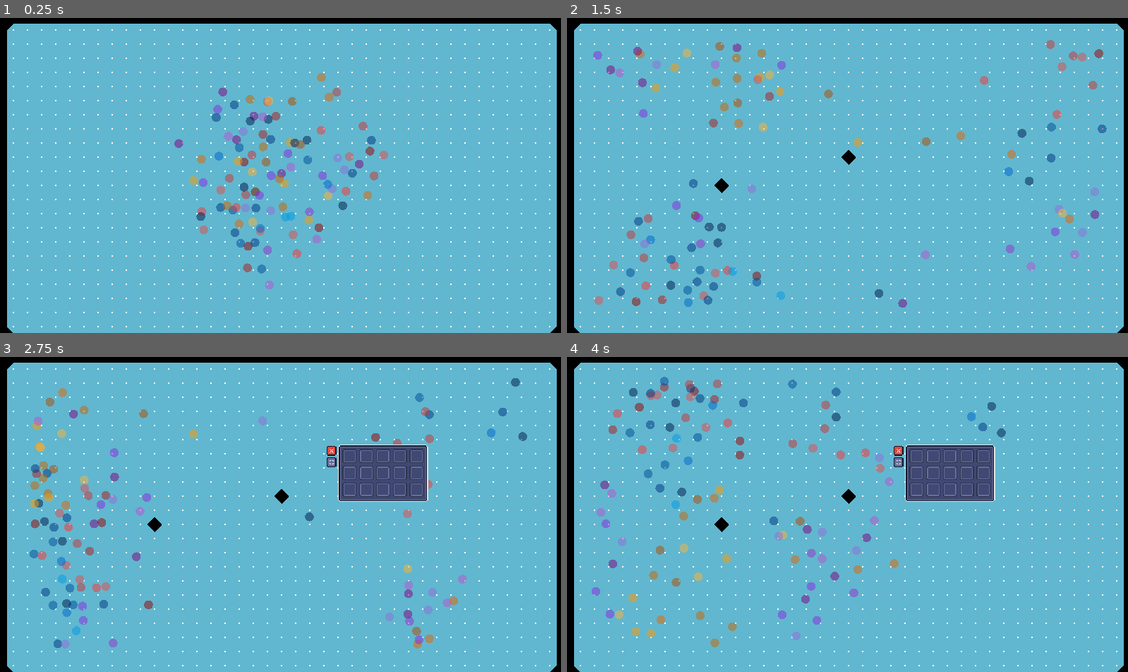
Above: before the commit, frames 1-4 (two rows, left to right).
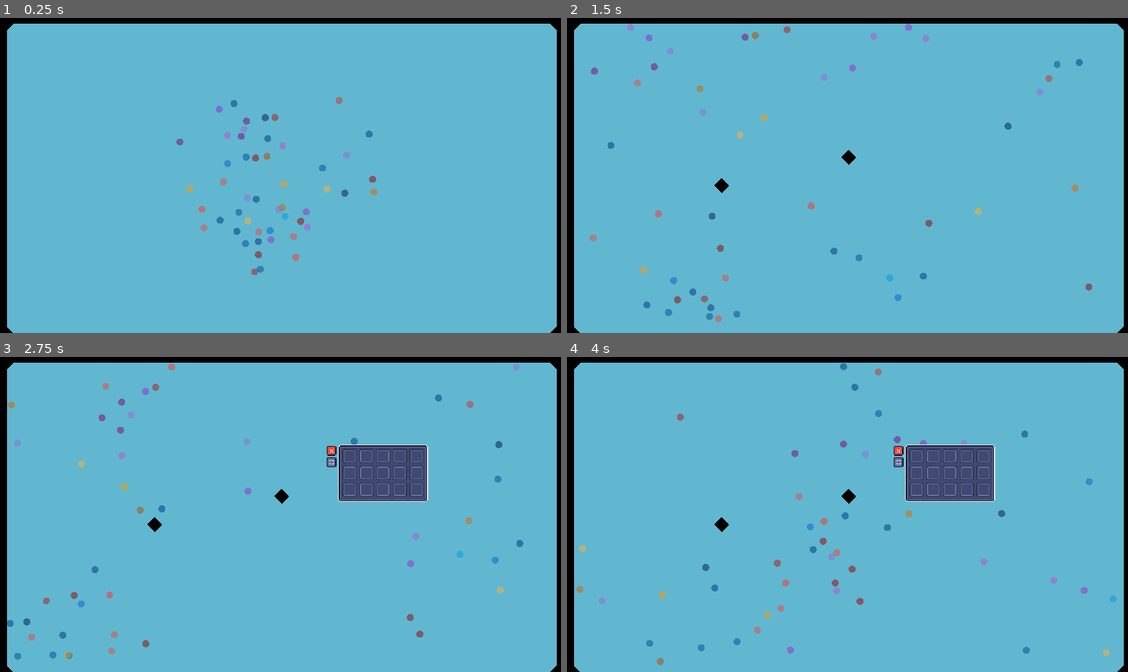
Above: after the commit, the same moments.

Repository: joesobo/EcoSystem
Game: Godot game, scene res://scenes/marching_squares.tscn
Same seed, same stepped clock (60 frames per second), same inputs: the game is played once before the commit and once after it.
Inputs (mouse positions are in pixels of both pictures, inside the frame that each line leads up to):
- Up to frame 1 (0.25 s): no input
- Up to frame 2 (1.5 s): drag from (858, 169) to (780, 266) at 0.52 s; drag from (735, 191) to (673, 301) at 1.27 s
- Up to frame 3 (2.75 s): move the mouse to (336, 442) at 2.02 s; hold B (toggle_breeding) from 2.03 s (still down); click (336, 442) at 2.17 s
- Up to frame 4 (4 s): release B (toggle_breeding) at 2.75 s; click (897, 460) at 2.75 s; click (897, 460) at 3.5 s

The runs differ from the first frame. In frame 1, 4.4% of the frame differs, in the area x 2-99%, y 3-99%; in frame 2, 5.3%, in the area x 2-99%, y 1-99%; in frame 3, 5.1%; in frame 4, 5.3%.

Commit message:
tweak size

Diff:
--- a/scenes/marching_squares.tscn
+++ b/scenes/marching_squares.tscn
@@ -51,6 +51,7 @@
 
 [node name="FishManager" type="Node2D" parent="."]
 script = ExtResource("3_qhq6a")
+fishCount = 50
 fishScene = ExtResource("4_q7dbu")
 
 [node name="Sprite2D" type="Sprite2D" parent="."]
--- a/scenes/orangeFish.tscn
+++ b/scenes/orangeFish.tscn
@@ -19,7 +19,6 @@
 lock_rotation = true
 script = ExtResource("1_ycrld")
 maxSpeed = 200
-avoidRadius = 25
 randomForce = 0.02
 cohesionForce = 0.05
 alignmentForce = 0.1
--- a/scenes/voxel.tscn
+++ b/scenes/voxel.tscn
@@ -3,4 +3,5 @@
 [sub_resource type="CanvasTexture" id="CanvasTexture_s7i7m"]
 
 [node name="Voxel" type="Sprite2D"]
+visible = false
 texture = SubResource("CanvasTexture_s7i7m")
--- a/scripts/Boid.gd
+++ b/scripts/Boid.gd
@@ -4,8 +4,9 @@
 @export var speed = 0
 @export var velocity: Vector2
 
-@export var avoidRadius = 30
-@export var visualRange = 50
+@export var avoidRadius = 25
+@export var wallRadius = 4
+@export var visualRange = 30
 @export var turnSpeed = 1
 
 @export var randomForce = 0.05
@@ -24,7 +25,7 @@
 var obstacles = []
 var viewport_rect
 
-var debug_point_radius = 5.0
+var debug_point_radius = 4.0
 var debug_point_color
 
 var siteArea: Area2D
@@ -225,7 +226,7 @@
 	var distance_to_top_border = global_position.y - (viewport_rect.position.y + margin)
 	var distance_to_bottom_border = (viewport_rect.position.y + viewport_rect.size.y - margin) - global_position.y
 
-	return obstacles.size() > 0 || distance_to_left_border < avoidRadius || distance_to_right_border < avoidRadius || distance_to_top_border < avoidRadius || distance_to_bottom_border < avoidRadius
+	return obstacles.size() > 0 || distance_to_left_border < wallRadius || distance_to_right_border < wallRadius || distance_to_top_border < wallRadius || distance_to_bottom_border < wallRadius
 
 func borderForce():
 	var borderVelocity = Vector2()
@@ -236,15 +237,15 @@
 	var distance_to_top_border = global_position.y - (viewport_rect.position.y + margin)
 	var distance_to_bottom_border = (viewport_rect.position.y + viewport_rect.size.y - margin) - global_position.y
 
-	if distance_to_left_border < avoidRadius:
-		borderVelocity.x = ((avoidRadius - distance_to_left_border) / avoidRadius)
-	elif distance_to_right_border < avoidRadius:
-		borderVelocity.x = (-(avoidRadius - distance_to_right_border) / avoidRadius)
-
-	if distance_to_top_border < avoidRadius:
-		borderVelocity.y = ((avoidRadius - distance_to_top_border) / avoidRadius)
-	elif distance_to_bottom_border < avoidRadius:
-		borderVelocity.y = (-(avoidRadius - distance_to_bottom_border) / avoidRadius)
+	if distance_to_left_border < wallRadius:
+		borderVelocity.x = ((wallRadius - distance_to_left_border) / wallRadius)
+	elif distance_to_right_border < wallRadius:
+		borderVelocity.x = (-(wallRadius - distance_to_right_border) / wallRadius)
+
+	if distance_to_top_border < wallRadius:
+		borderVelocity.y = ((wallRadius - distance_to_top_border) / wallRadius)
+	elif distance_to_bottom_border < wallRadius:
+		borderVelocity.y = (-(wallRadius - distance_to_bottom_border) / wallRadius)
 
 	return borderVelocity * maxSpeed
 
@@ -306,7 +307,7 @@
 		# Standard case
 		var A = 1 + m * m
 		var B = 2 * m * b - 2 * global_position.x - 2 * m * global_position.y
-		var C = global_position.x * global_position.x + b * b - 2 * b * global_position.y + global_position.y * global_position.y - avoidRadius * avoidRadius
+		var C = global_position.x * global_position.x + b * b - 2 * b * global_position.y + global_position.y * global_position.y - wallRadius * wallRadius
 		var discriminant = B * B - 4 * A * C
 		if discriminant >= 0:
 			var root_discriminant = sqrt(discriminant)
@@ -318,7 +319,7 @@
 	else:
 		# Vertical line case
 		var x = P1.x
-		var y_range = sqrt(avoidRadius * avoidRadius - (x - global_position.x) * (x - global_position.x))
+		var y_range = sqrt(wallRadius * wallRadius - (x - global_position.x) * (x - global_position.x))
 		intersections.append(Vector2(x, y_range + global_position.y))
 		intersections.append(Vector2(x, -y_range + global_position.y))
 
